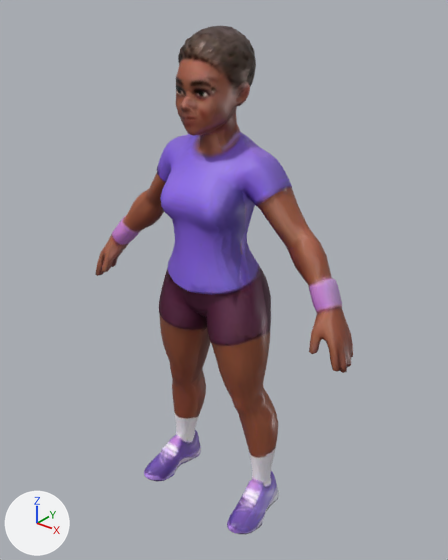
The glTF model public/models/characters/ines.glb: old version first, new version second.
The view is the same before and after, from a 50 mm camera at (1.392, -1.661, 2.099) aimed at (0.021, 0.052, 1.037). Every picture has the same lights, and +X, +Y and +Z are marked at lower left. The first picture is the older version.

In view in the first picture: 'geometry_0'.
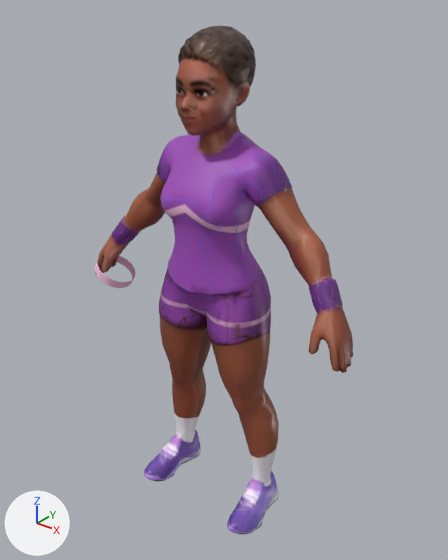
Edits to the bpy script that builds the scene:
```text
Add img_ines_tailored_uniform:
    img_ines_tailored_uniform = load_image('ines-tailored-uniform', '_unpacked/ines-tailored-uniform', 1024, 1024, 'sRGB')
Change mat_designer_logic_pbr:
    where n2 = _N.new('ShaderNodeTexImage'); n2.name = 'Image Texture'
    n2.image: img_image_0 -> img_ines_tailored_uniform
Add mat_ines_sweatband_knit:
    mat_ines_sweatband_knit = principled_material('ines-sweatband-knit')
    mat_ines_sweatband_knit.base_color = (0.9, 0.53, 0.73)  # pink #f3c0de
    mat_ines_sweatband_knit.roughness = 0.95
Add me_ines_sweatband:
    me_ines_sweatband.from_pydata(...)  # 48 vertices, 48 faces; spans x -0.618..-0.447, y -0.11..0.068, z 0.883..1.001
    me_ines_sweatband.materials.append(mat_ines_sweatband_knit)  # pink #f3c0de
Add ob_ines_sweatband:
    ob_ines_sweatband = bpy.data.objects.new('ines-sweatband', me_ines_sweatband)
    ob_ines_sweatband.location = (0.0, 0.0, 0.0)
```

Pixel boxes [x1, y1, x2, y2] of what changed, in the pictures (448 x 560 px):
'geometry_0', surface changed
    both: [95, 130, 353, 459]
'ines-sweatband', added (pink)
    after: [95, 256, 136, 288]
